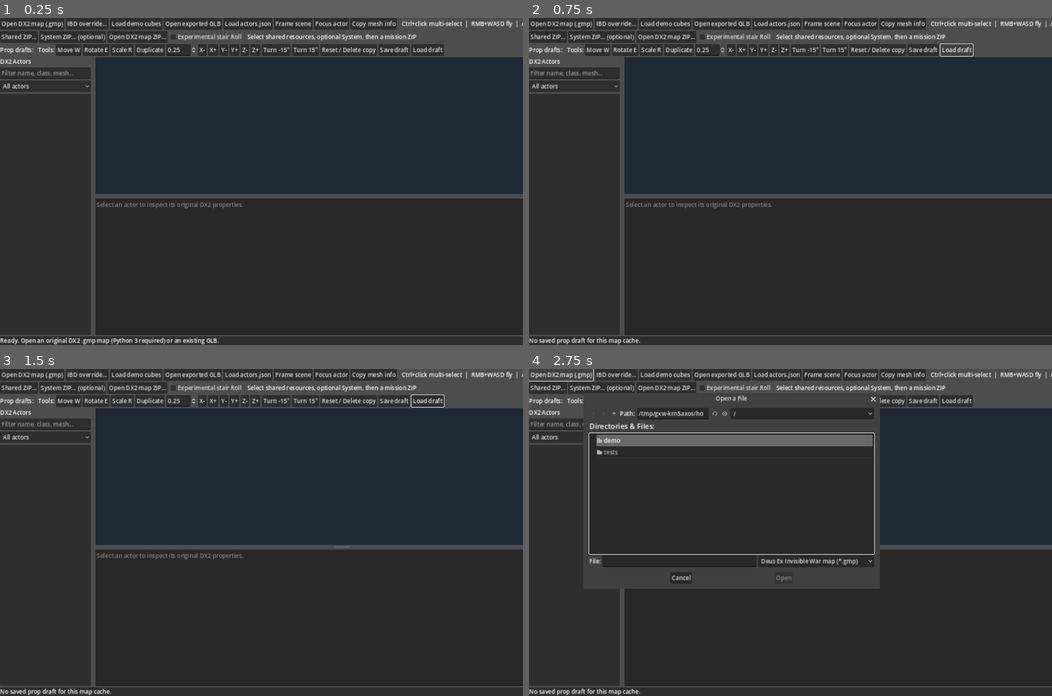
Above: before the commit, frames 1-4 (two rows, left to right).
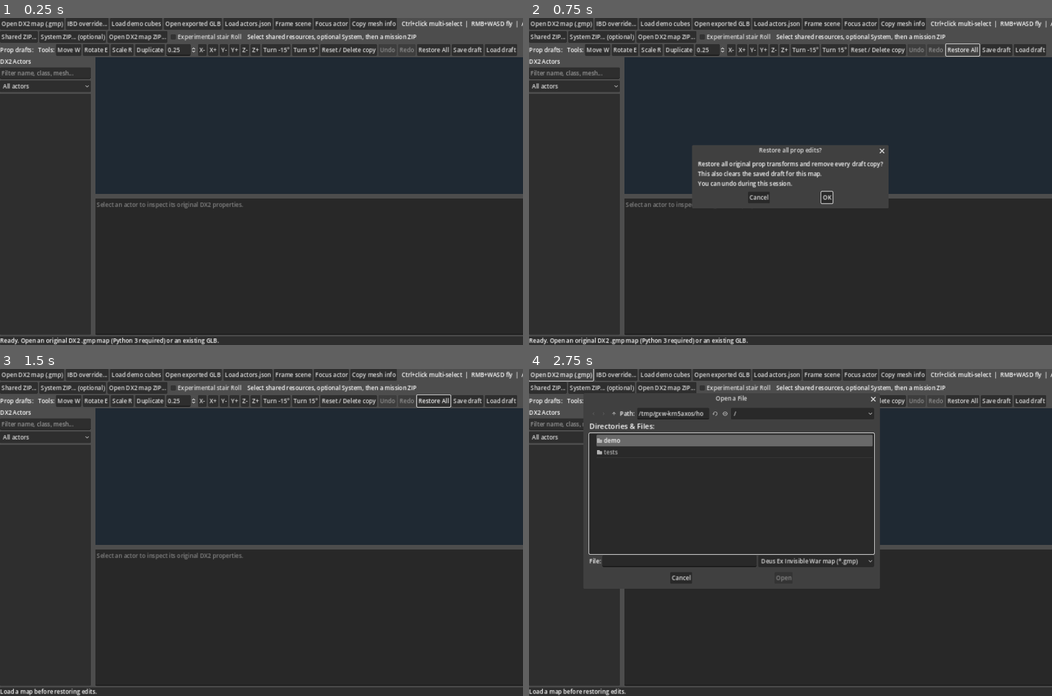
Above: after the commit, the same moments.

Repository: JakX2/Deus-Ex-2-SDK
Game: Godot game, scene res://main.tscn
Same seed, same stepped clock (60 frames per second), same inputs: the game is played once before the commit and once after it.
Inputs (mouse positions are in pixels of both pictures, inside the frame that each line leads up to):
- Up to frame 1 (0.25 s): no input
- Up to frame 2 (0.75 s): click (963, 50) at 0.5 s, where only the run after the commit has a clickable "Restore All"
- Up to frame 3 (1.5 s): click (298, 548) at 1.25 s, where only the run after the commit has a clickable "OK"
- Up to frame 4 (2.75 s): click "Open DX2 map (.gmp)" at 2 s

The runs differ from the first frame. In frame 1, 0.5% of the frame differs, in the area x 72-99%, y 8-12%; in frame 2, 6.6%, in the area x 0-99%, y 7-100%; in frame 3, 0.8%; in frame 4, 0.8%.

Commit message:
Add bounded undo/redo history snapshots and confirmed Restore All for prop drafts

Diff:
--- a/native_editor/godot_editor/main.gd
+++ b/native_editor/godot_editor/main.gd
@@ -31,6 +31,15 @@
 var draft_prop_copies: Dictionary = {}
 var draft_prop_sources: Dictionary = {}
 var next_prop_copy_id := 1
+# In-memory session history. Each operation stores only edited actor transforms
+# and draft clones, never the large imported GLB or retail resources.
+const HISTORY_LIMIT := 100
+var undo_stack: Array[Dictionary] = []
+var redo_stack: Array[Dictionary] = []
+var gizmo_undo_before: Dictionary = {}
+var undo_button: Button
+var redo_button: Button
+var restore_all_dialog: ConfirmationDialog
 var build_thread: Thread = null
 var actors: Array = []
 var visible_actors: Array = []
@@ -200,6 +209,22 @@
     reset_button.text = "Reset / Delete copy"
     reset_button.pressed.connect(_reset_selected_prop)
     prop_bar.add_child(reset_button)
+    undo_button = Button.new()
+    undo_button.text = "Undo"
+    undo_button.tooltip_text = "Undo the last prop edit (Ctrl+Z)"
+    undo_button.pressed.connect(_undo_edit)
+    prop_bar.add_child(undo_button)
+    redo_button = Button.new()
+    redo_button.text = "Redo"
+    redo_button.tooltip_text = "Redo the last undone edit (Ctrl+Y or Ctrl+Shift+Z)"
+    redo_button.pressed.connect(_redo_edit)
+    prop_bar.add_child(redo_button)
+    var restore_all_button := Button.new()
+    restore_all_button.text = "Restore All"
+    restore_all_button.tooltip_text = "Restore every original prop transform and delete draft copies. Also clears saved draft edits."
+    restore_all_button.pressed.connect(func(): restore_all_dialog.popup_centered())
+    prop_bar.add_child(restore_all_button)
+    _refresh_history_buttons()
     var save_button := Button.new()
     save_button.text = "Save draft"
     save_button.tooltip_text = "Save only the preview changes as JSON in user://. Never write the game files."
@@ -254,6 +279,11 @@
     inspector.size_flags_vertical = Control.SIZE_EXPAND_FILL
     inspector.text = "Select an actor to inspect its original DX2 properties."
     right.add_child(inspector)
+    restore_all_dialog = ConfirmationDialog.new()
+    restore_all_dialog.title = "Restore all prop edits?"
+    restore_all_dialog.dialog_text = "Restore all original prop transforms and remove every draft copy?\nThis also clears the saved draft for this map.\nYou can undo during this session."
+    restore_all_dialog.confirmed.connect(_restore_all_edits)
+    add_child(restore_all_dialog)
     var bottom := PanelContainer.new()
     base.add_child(bottom)
     status_label = Label.new()
@@ -565,6 +595,11 @@
     draft_prop_copies.clear()
     draft_prop_sources.clear()
     next_prop_copy_id = 1
+    undo_stack.clear()
+    redo_stack.clear()
+    gizmo_undo_before.clear()
+    gizmo_drag_active = false
+    _refresh_history_buttons()
     all_mesh_instances.clear()
     pick_faces_by_mesh.clear()
     visible_actors.clear()
@@ -933,6 +968,144 @@
     return true
 
 
+## History snapshots contain only preview edits and selected names.
+## Native DX2 objects remain represented by the original imported GLB.
+func _capture_edit_state() -> Dictionary:
+    var moved: Dictionary = {}
+    for name in original_mesh_transforms:
+        if not meshes_by_actor.has(name) or not actors_by_name.has(name):
+            continue
+        var node: MeshInstance3D = meshes_by_actor[name]
+        if is_instance_valid(node) and node.global_transform != original_mesh_transforms[name]:
+            moved[name] = node.global_transform
+    var copies: Dictionary = {}
+    for name in draft_prop_copies:
+        var copy: MeshInstance3D = draft_prop_copies[name]
+        if is_instance_valid(copy):
+            copies[name] = {
+                "source": str(draft_prop_sources.get(name, "")),
+                "transform": copy.global_transform
+            }
+    return {
+        "moved": moved,
+        "copies": copies,
+        "selected": selected_meshes.keys().duplicate(),
+        "next_id": next_prop_copy_id
+    }
+
+
+func _apply_edit_state(state: Dictionary) -> void:
+    _clear_selection()
+    # Restore baseline first. A reverted move must not linger if absent
+    # from the snapshot.
+    for name in original_mesh_transforms:
+        if meshes_by_actor.has(name):
+            var node: MeshInstance3D = meshes_by_actor[name]
+            if is_instance_valid(node):
+                node.global_transform = original_mesh_transforms[name]
+    # Free synchronously so undoing and immediately redoing a duplicate never
+    # hits Godot's auto-renamed Node3D names from queued deletions.
+    for copy in draft_prop_copies.values():
+        if is_instance_valid(copy):
+            all_mesh_instances.erase(copy)
+            copy.free()
+    draft_prop_copies.clear()
+    draft_prop_sources.clear()
+    next_prop_copy_id = 1
+    var moved: Dictionary = state.get("moved", {})
+    for name in moved:
+        if meshes_by_actor.has(name) and actors_by_name.has(name):
+            var node: MeshInstance3D = meshes_by_actor[name]
+            if is_instance_valid(node):
+                node.global_transform = moved[name]
+    var copies: Dictionary = state.get("copies", {})
+    for name in copies:
+        var info: Dictionary = copies[name]
+        if not str(name).begins_with("DraftProp_"):
+            continue
+        var source := str(info.get("source", ""))
+        if actors_by_name.has(source):
+            _new_draft_copy(source, str(name), info["transform"])
+    next_prop_copy_id = max(1, int(state.get("next_id", 1)))
+    for name in state.get("selected", []):
+        var node: MeshInstance3D = null
+        if draft_prop_copies.has(name):
+            node = draft_prop_copies[name]
+        elif meshes_by_actor.has(name) and actors_by_name.has(name):
+            node = meshes_by_actor[name]
+        if is_instance_valid(node):
+            _add_selection_mesh(node)
+    _refresh_selection_inspector()
+    _sync_actor_list_selection()
+    _update_gizmo_pose()
+
+
+func _refresh_history_buttons() -> void:
+    if undo_button != null:
+        undo_button.disabled = undo_stack.is_empty()
+        undo_button.tooltip_text = "Ctrl+Z" if undo_stack.is_empty() else "Ctrl+Z: " + str(undo_stack.back()["label"])
+    if redo_button != null:
+        redo_button.disabled = redo_stack.is_empty()
+        redo_button.tooltip_text = "Ctrl+Y / Ctrl+Shift+Z" if redo_stack.is_empty() else "Ctrl+Y: " + str(redo_stack.back()["label"])
+
+
+func _record_edit(label: String, before: Dictionary) -> void:
+    var after := _capture_edit_state()
+    # Selection changes alone do not count as edits.
+    if before.get("moved") == after.get("moved") and before.get("copies") == after.get("copies"):
+        return
+    undo_stack.append({"label": label, "before": before, "after": after})
+    if undo_stack.size() > HISTORY_LIMIT:
+        undo_stack.pop_front()
+    redo_stack.clear()
+    _refresh_history_buttons()
+
+
+func _undo_edit() -> void:
+    if gizmo_drag_active:
+        _finish_gizmo_drag()
+    if undo_stack.is_empty():
+        return
+    var item: Dictionary = undo_stack.pop_back()
+    _apply_edit_state(item["before"])
+    redo_stack.append(item)
+    _refresh_history_buttons()
+    status_label.text = "Undo: " + str(item["label"]) + " (preview draft only)."
+
+
+func _redo_edit() -> void:
+    if gizmo_drag_active:
+        _finish_gizmo_drag()
+    if redo_stack.is_empty():
+        return
+    var item: Dictionary = redo_stack.pop_back()
+    _apply_edit_state(item["after"])
+    undo_stack.append(item)
+    _refresh_history_buttons()
+    status_label.text = "Redo: " + str(item["label"]) + " (preview draft only)."
+
+
+func _restore_all_edits() -> void:
+    if scene_root == null:
+        status_label.text = "Load a map before restoring edits."
+        return
+    var before := _capture_edit_state()
+    _apply_edit_state({"moved": {}, "copies": {}, "selected": [], "next_id": 1})
+    _record_edit("Restore All", before)
+    # Overwrite the sidecar with an empty draft. Undo restores the session's
+    # preview state, but the user must Save draft to persist the undo.
+    _save_prop_draft()
+    status_label.text = "All prop edits restored to the imported map. Saved draft cleared. Ctrl+Z can undo this session."
+
+
+func _finish_gizmo_drag() -> void:
+    if not gizmo_drag_active:
+        return
+    gizmo_drag_active = false
+    _record_edit("Drag " + editor_tool, gizmo_undo_before)
+    gizmo_undo_before.clear()
+
+
 func _draft_source_name(instance: MeshInstance3D) -> String:
     var name := str(instance.name)
     if draft_prop_sources.has(name):
